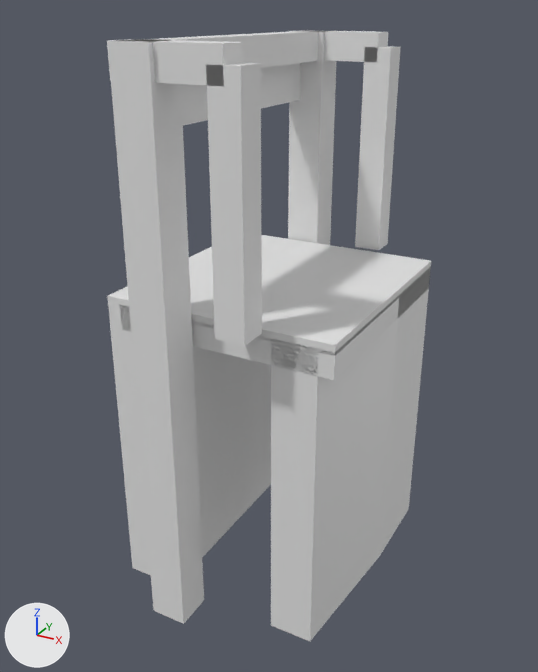
Renders of the glTF model models/amerongen/amerongen-brug-6507c339/amerongen-brug-6507c339.glb from each side of a commit.
Both versions are drawn from a 50 mm camera at (10.63, -20.04, 8.18) aimed at (-0.22, -0.33, -1.68). Every picture has the same lights, and +X, +Y and +Z are marked at lower left. The first picture is the older version.

Before the edit, the objects in view are built like this:
```python
ob_building_balans = bpy.data.objects.new('building:balans', me_balans)
ob_building_balans.location = (0.0, 0.0, 0.0)
ob_building_balans_2 = bpy.data.objects.new('building:balans 2', me_balans_2)
ob_building_balans_2.location = (0.0, 0.0, 0.0)
ob_building_contragewicht = bpy.data.objects.new('building:contragewicht', me_contragewicht)
ob_building_contragewicht.location = (0.0, 0.0, 0.0)
ob_building_hamei = bpy.data.objects.new('building:hamei', me_hamei)
ob_building_hamei.location = (0.0, 0.0, 0.0)
ob_building_hamei_2 = bpy.data.objects.new('building:hamei 2', me_hamei_2)
ob_building_hamei_2.location = (0.0, 0.0, 0.0)
ob_building_hangstang = bpy.data.objects.new('building:hangstang', me_hangstang)
ob_building_hangstang.location = (0.0, 0.0, 0.0)
ob_building_hangstang_2 = bpy.data.objects.new('building:hangstang 2', me_hangstang_2)
ob_building_hangstang_2.location = (0.0, 0.0, 0.0)
ob_building_portaal = bpy.data.objects.new('building:portaal', me_portaal)
ob_building_portaal.location = (0.0, 0.0, 0.0)
ob_road_landhoofd__aangenomen = bpy.data.objects.new('road:landhoofd (aangenomen)', me_landhoofd__aangenomen)
ob_road_landhoofd__aangenomen.location = (0.0, 0.0, 0.0)
# also in view: 'road:landhoofd (aangenomen) 2' at (2.8, 0.0, -4.95); 'road:inrit' at (0.0, 0.0, 0.15); 'road:dek' at (0.0, 0.0, -0.3)
```
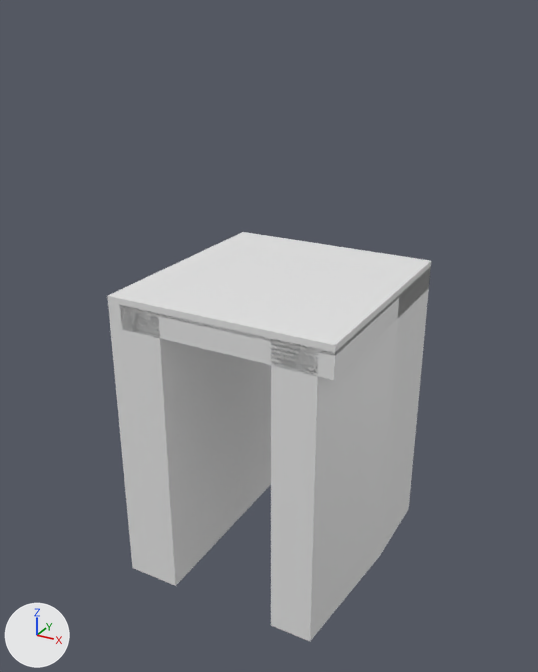
Where the change shows, as pixel boxes (x1, y1, x2, y2) in the pictures (538 x 672 px):
'building:hamei 2', deleted: before (108, 39, 204, 624)
'building:hangstang 2', deleted: before (206, 63, 262, 346)
'building:hamei', deleted: before (288, 30, 336, 245)
'building:hangstang', deleted: before (355, 46, 401, 250)
'building:balans 2', deleted: before (107, 39, 244, 86)
'building:portaal', deleted: before (142, 31, 319, 68)
'building:contragewicht', deleted: before (181, 63, 300, 125)
'building:balans', deleted: before (288, 30, 388, 62)

The change, as a list of edits to the scene's bpy script:
```text
Remove ob_building_hamei:
    ob_building_hamei = bpy.data.objects.new('building:hamei', me_hamei)
    ob_building_hamei.location = (0.0, 0.0, 0.0)
Remove ob_building_hamei_2:
    ob_building_hamei_2 = bpy.data.objects.new('building:hamei 2', me_hamei_2)
    ob_building_hamei_2.location = (0.0, 0.0, 0.0)
Remove ob_building_portaal:
    ob_building_portaal = bpy.data.objects.new('building:portaal', me_portaal)
    ob_building_portaal.location = (0.0, 0.0, 0.0)
Remove ob_building_balans:
    ob_building_balans = bpy.data.objects.new('building:balans', me_balans)
    ob_building_balans.location = (0.0, 0.0, 0.0)
Remove ob_building_hangstang:
    ob_building_hangstang = bpy.data.objects.new('building:hangstang', me_hangstang)
    ob_building_hangstang.location = (0.0, 0.0, 0.0)
Remove ob_building_balans_2:
    ob_building_balans_2 = bpy.data.objects.new('building:balans 2', me_balans_2)
    ob_building_balans_2.location = (0.0, 0.0, 0.0)
Remove ob_building_hangstang_2:
    ob_building_hangstang_2 = bpy.data.objects.new('building:hangstang 2', me_hangstang_2)
    ob_building_hangstang_2.location = (0.0, 0.0, 0.0)
Remove ob_building_contragewicht:
    ob_building_contragewicht = bpy.data.objects.new('building:contragewicht', me_contragewicht)
    ob_building_contragewicht.location = (0.0, 0.0, 0.0)
```
